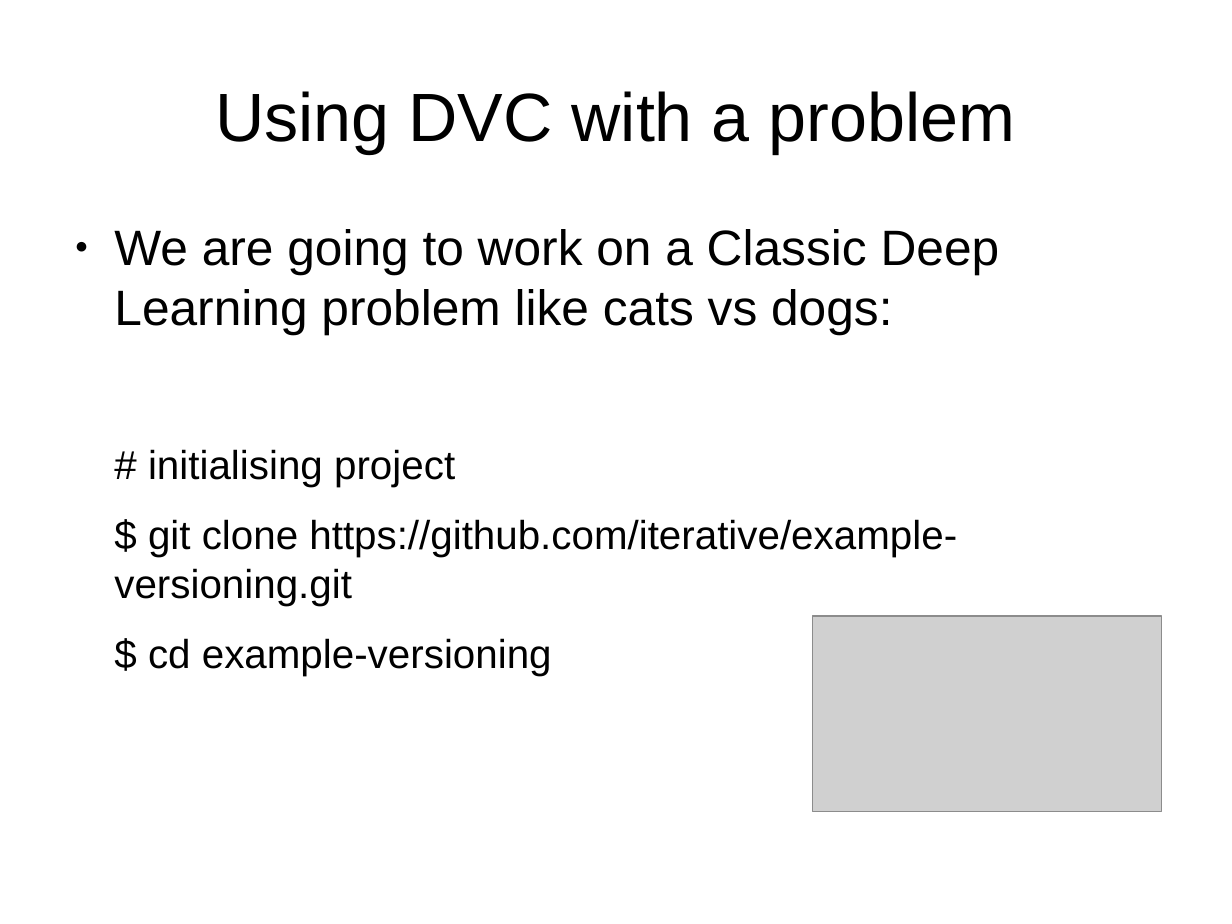
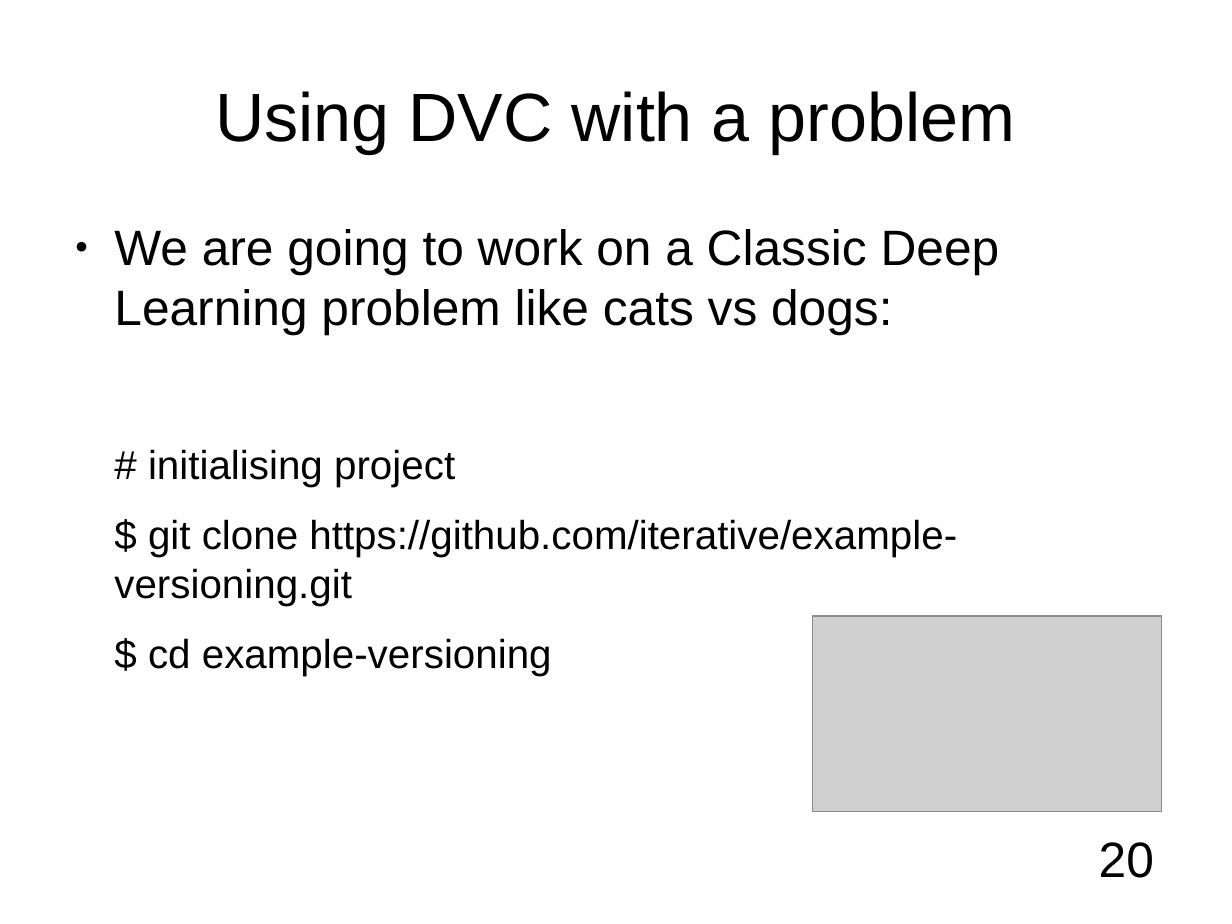
Before and after one commit to kurianbenoy/Talks, a slide deck: slide 20 of Pycon India/Talks.odp. Drawn at 1232x924 pixels with LibreOffice and Linux fonts; fonts in the diff are those of the drawing; grey boxes stand for pictures; background and template pictures are left out. Boxes give left, top, right and bottom in pixels: in the first picture for what was removed or moved away, otherwise in the second. Text is boxed around its words. In the diff, an @@ line names an element or a change of style, - is before the commit and + after.

```diff
--- a/Pycon India/Talks.odp
+++ b/Pycon India/Talks.odp
@@ text added at box(1099, 842, 1154, 878), 32 pt, text #000000 @@
+20
```
Also in this commit, not shown: 34 other slides changed, 1 slide added, 1 slide removed, 7 other files.
